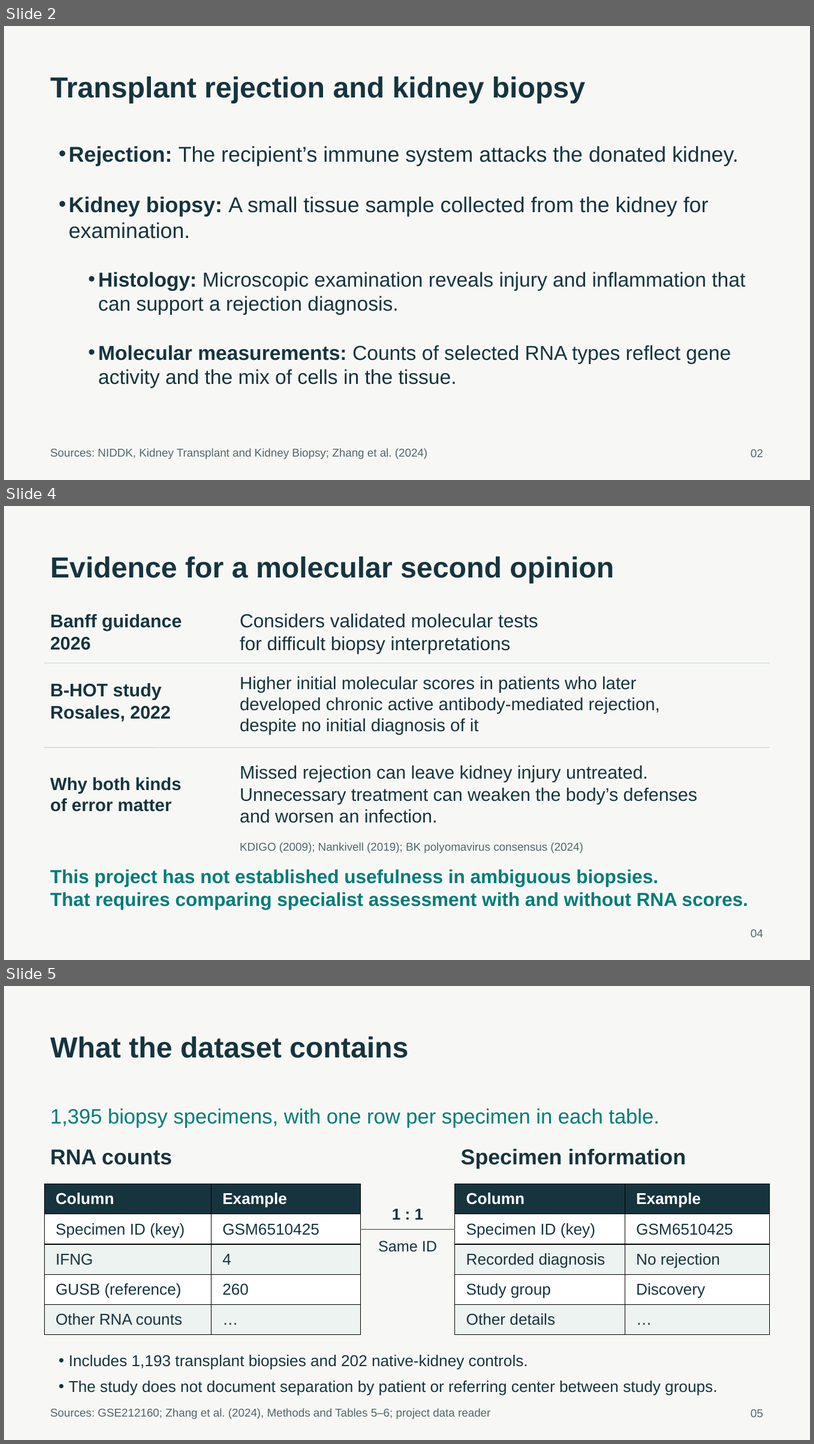
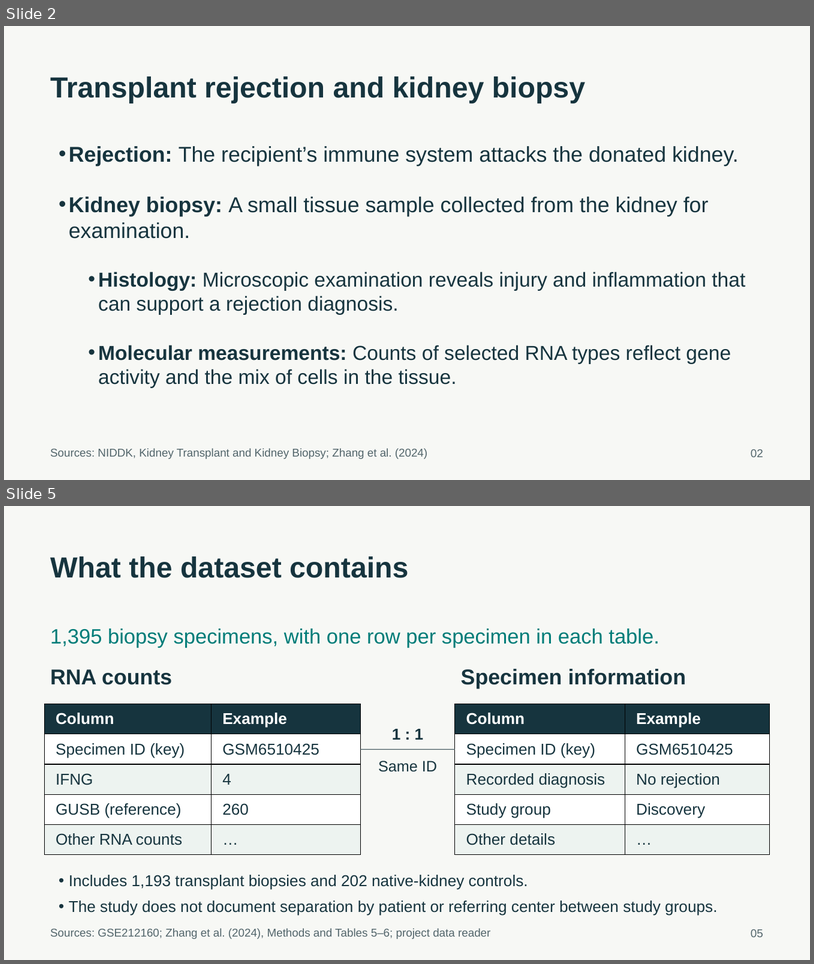
Before and after one commit to ca34525/Kidney-Biopsy-Rejection-Classifier, a slide deck: presentation/unos_kidney_biopsy.pptx. Shown one above the other, each under a label of ours: slides 2, 4 and 5 before the commit, slides 2 and 5 after it; the slides between them are not shown. The pictures are 814x1444 and 814x964 pixels, drawn with LibreOffice and Linux fonts; fonts in the diff are those of the drawing. Boxes give left, top, right and bottom in pixels: in the first picture for what was removed or moved away, otherwise in the second. Text is boxed around its words. In the diff, an @@ line names an element or a change of style, - is before the commit and + after.

Commit message:
Reframe project purpose and clarify classifier selection evidence

```diff
--- a/presentation/unos_kidney_biopsy.pptx
+++ b/presentation/unos_kidney_biopsy.pptx
@@ slide 4 removed at (4,506,810,960), background #F7F8F5 @@
@@ text removed at (50,556,614,583) @@
-Evidence for a molecular second opinion
@@ text removed at (240,613,538,654) @@
-Considers validated molecular tests
-for difficult biopsy interpretations
@@ text removed at (50,614,182,650) @@
-Banff guidance
-2026
@@ line removed from (45, 663) to (770, 663) @@
@@ text removed at (50,683,171,721) @@
-B-HOT study
-Rosales, 2022
@@ text removed at (240,676,660,735) @@
-Higher initial molecular scores in patients who later
-developed chronic active antibody-mediated rejection,
-despite no initial diagnosis of it
@@ line removed from (45, 747) to (770, 747) @@
@@ text removed at (240,765,698,823) @@
-Missed rejection can leave kidney injury untreated.
-Unnecessary treatment can weaken the body’s defenses
-and worsen an infection.
@@ text removed at (50,777,182,811) @@
-Why both kinds
-of error matter
@@ text removed at (240,842,583,853) @@
-KDIGO (2009); Nankivell (2019); BK polyomavirus consensus (2024)
@@ text removed at (50,869,748,909) @@
-This project has not established usefulness in ambiguous biopsies.
-That requires comparing specialist assessment with and without RNA scores.
@@ text removed at (751,929,764,937) @@
-04
```
Also in this commit, not shown: 3 slides changed, 2 slides added, 1 other slide removed, 24 other files.
